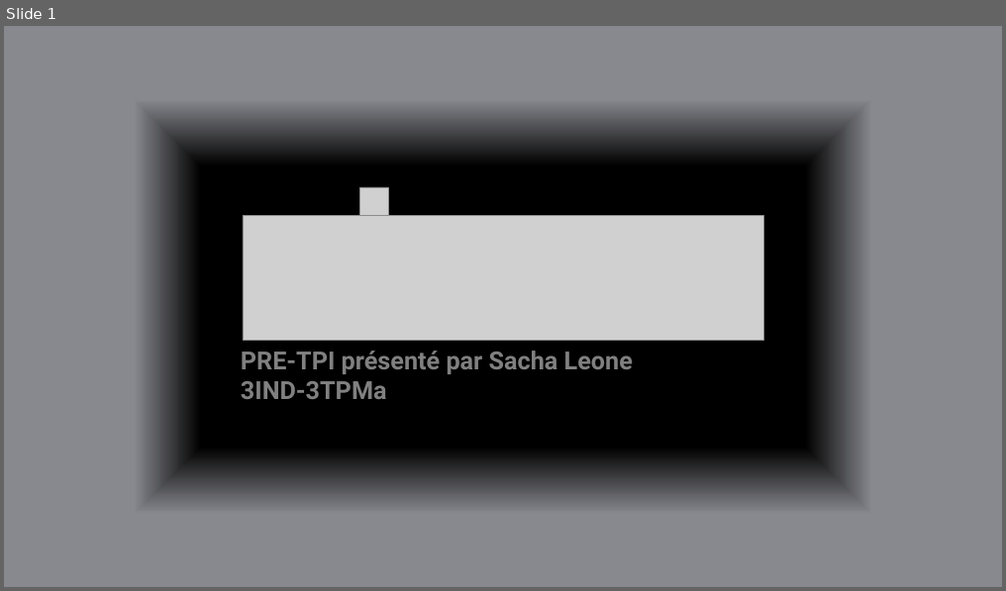
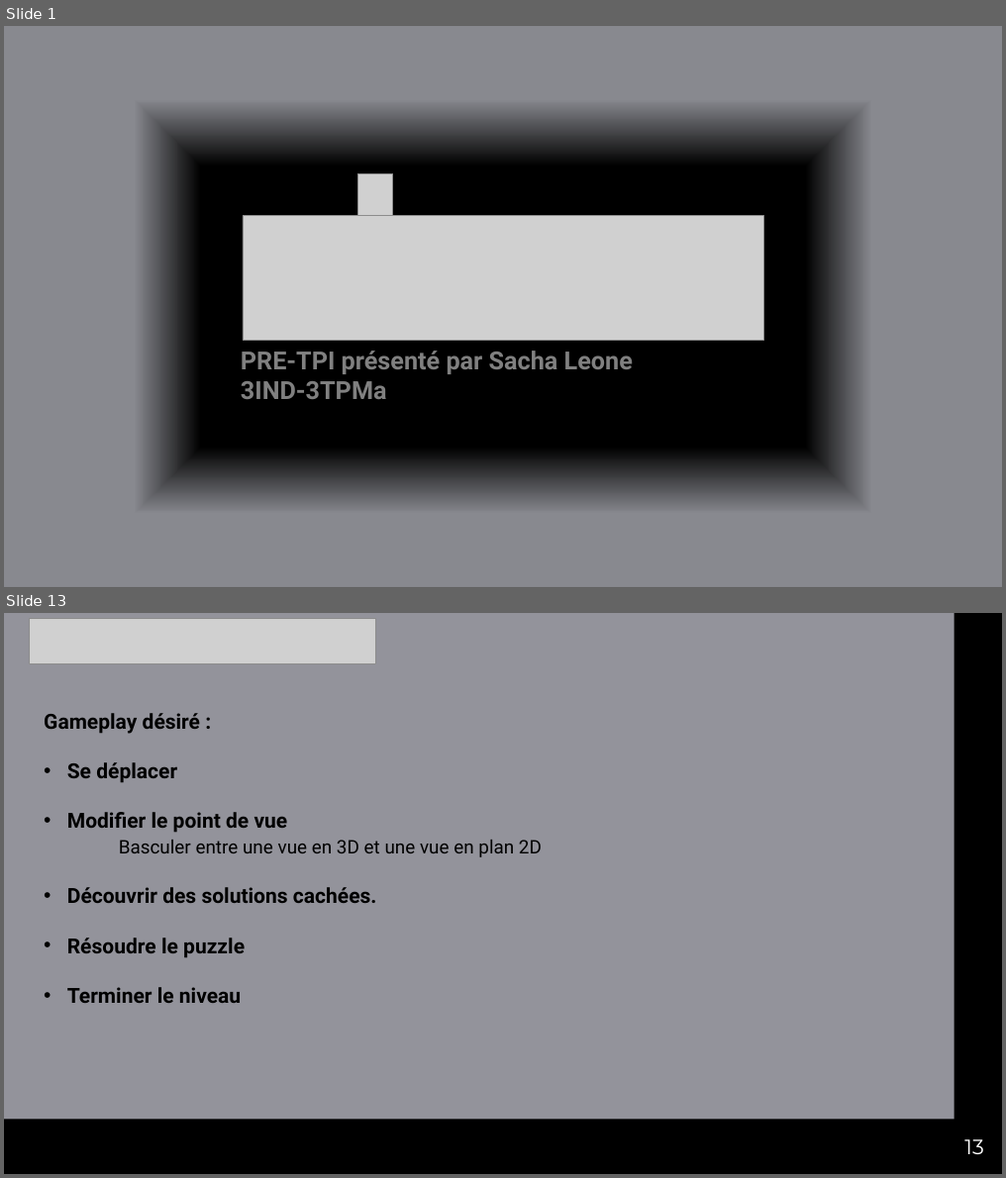
Before and after one commit to sacha-riccardo-leone/DIMEN, a slide deck: Doc/Présentation/Présentation_DIMEN.pptx. Shown one above the other, each under a label of ours: slide 1 before the commit, slides 1 and 13 after it; the slides between them are not shown. The pictures are 1006x591 and 1006x1178 pixels, drawn with LibreOffice and Linux fonts; fonts in the diff are those of the drawing; grey boxes stand for pictures. Boxes give left, top, right and bottom in pixels: in the first picture for what was removed or moved away, otherwise in the second. Text is boxed around its words. In the diff, an @@ line names an element or a change of style, - is before the commit and + after.

```diff
--- a/Doc/Présentation/Présentation_DIMEN.pptx
+++ b/Doc/Présentation/Présentation_DIMEN.pptx
@@ slide 13 added at [4,613,1002,1174], background #93939B @@
@@ picture added at [29,618,376,663] @@
@@ rectangle added at [954,613,1002,1174], fill #000000 @@
@@ text added at [44,713,542,1003], 20 pt, text #000000, bold @@
+Gameplay désiré :
+• Se déplacer
+• Modifier le point de vue
+Basculer entre une vue en 3D et une vue en plan 2D
+• Découvrir des solutions cachées.
+• Résoudre le puzzle
+• Terminer le niveau
@@ rectangle added at [4,1119,1002,1174], fill #000000 @@
@@ page number added at [964,1140,983,1155], 20 pt, text #FFFFFF @@
+13
@@ slide 1 changed as well @@
@@ picture: place and size @@
-picture at [360,187,389,216]
+picture at [357,174,392,215]
```
Also in this commit, not shown: 18 other slides added, 4 slides removed, 48 other files.
